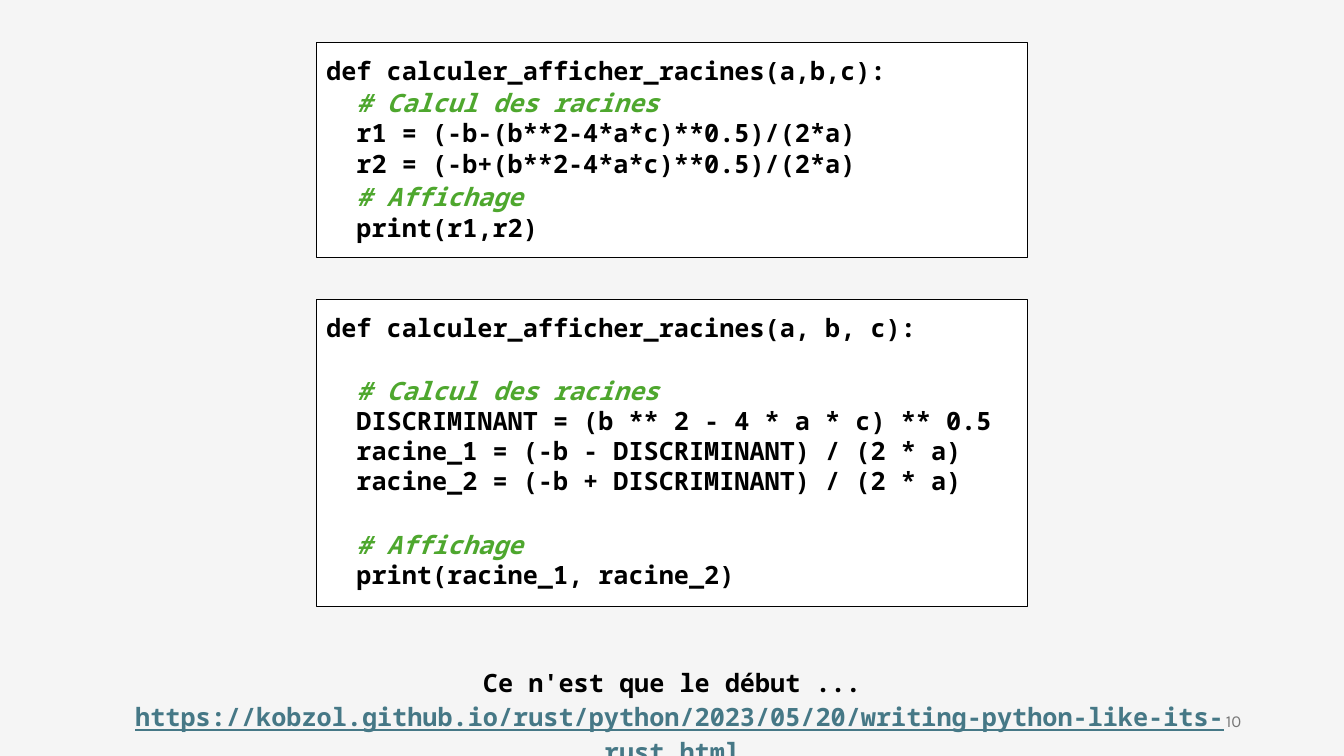
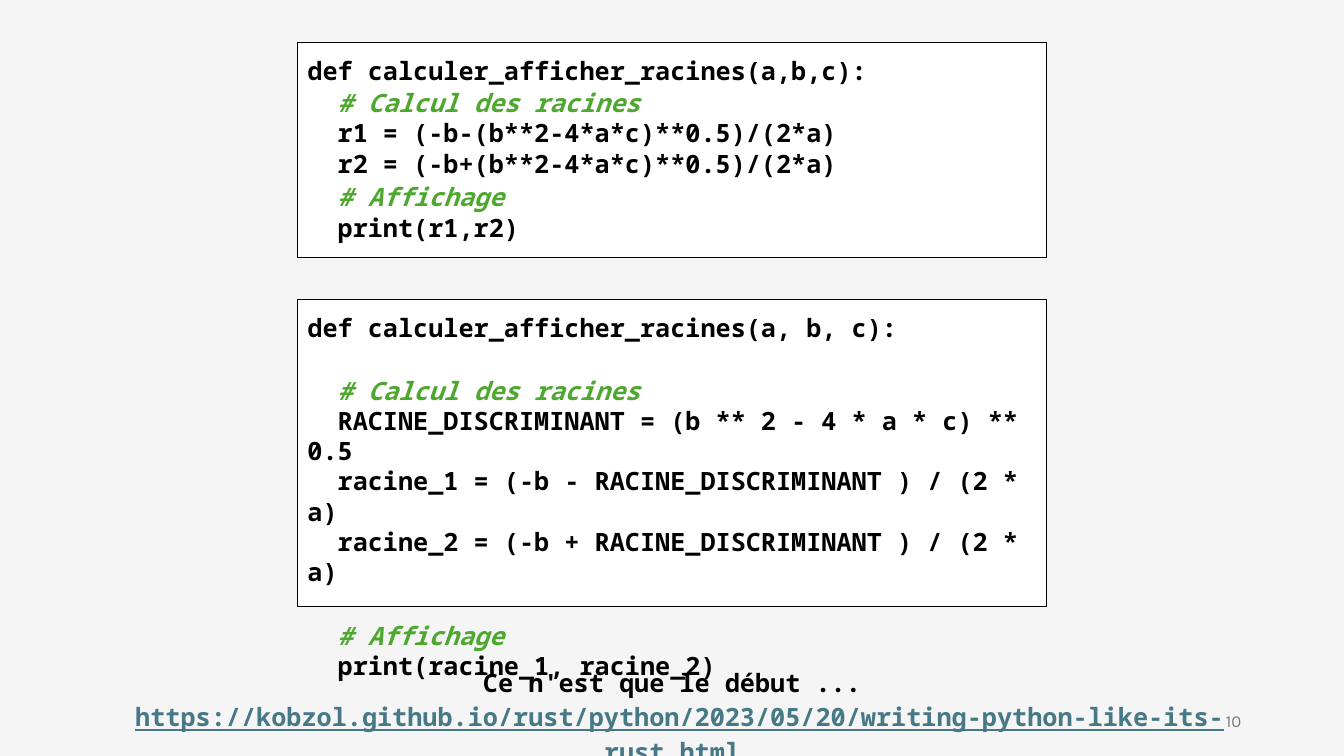
Before and after one commit to iannickgagnon/sagedays_iannick_2026, a slide deck: slide 10 of python_1/presentation_python_1.pptx. Drawn at 1344x756 pixels with LibreOffice and Linux fonts; fonts in the diff are those of the drawing. Boxes give left, top, right and bottom in pixels: in the first picture for what was removed or moved away, otherwise in the second. Text is boxed around its words. In the diff, an @@ line names an element or a change of style, - is before the commit and + after.

```diff
--- a/python_1/presentation_python_1.pptx
+++ b/python_1/presentation_python_1.pptx
@@ rectangle "def calculer_afficher_racines(a,b,c):": place and size @@
-rectangle "def calculer_afficher_racines(a,b,c):" at (317, 42, 1028, 258)
+rectangle "def calculer_afficher_racines(a,b,c):" at (297, 42, 1047, 258)
@@ rectangle "def calculer_afficher_racines(a, b, c):": place and size @@
-rectangle "def calculer_afficher_racines(a, b, c):" at (317, 299, 1028, 607)
+rectangle "def calculer_afficher_racines(a, b, c):" at (297, 299, 1047, 607)
@@ text in rectangle at (307, 411, 988, 585): text changed @@
-DISCRIMINANT = (b ** 2 - 4 * a * c) ** 0.5
-racine_1 = (-b - DISCRIMINANT) / (2 * a)
-racine_2 = (-b + DISCRIMINANT) / (2 * a)
+RACINE_DISCRIMINANT = (b ** 2 - 4 * a * c) ** 0.5
+racine_1 = (-b - RACINE_DISCRIMINANT ) / (2 * a)
+racine_2 = (-b + RACINE_DISCRIMINANT ) / (2 * a)
```
Also in this commit, not shown: 2 other slides changed.
